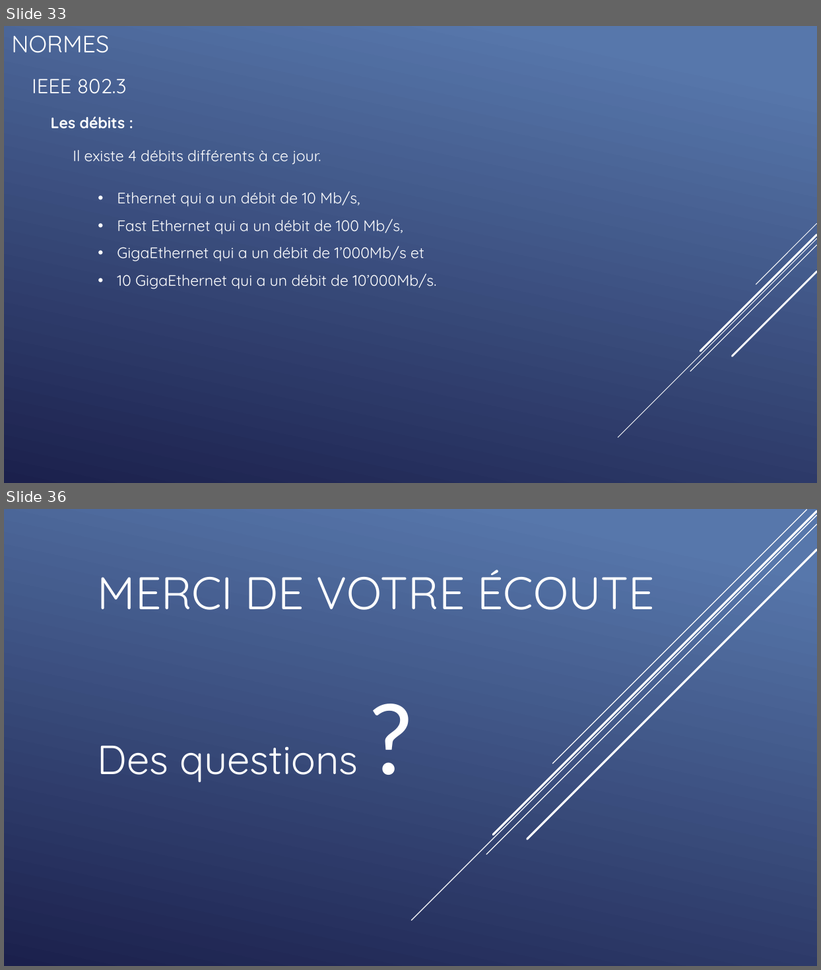
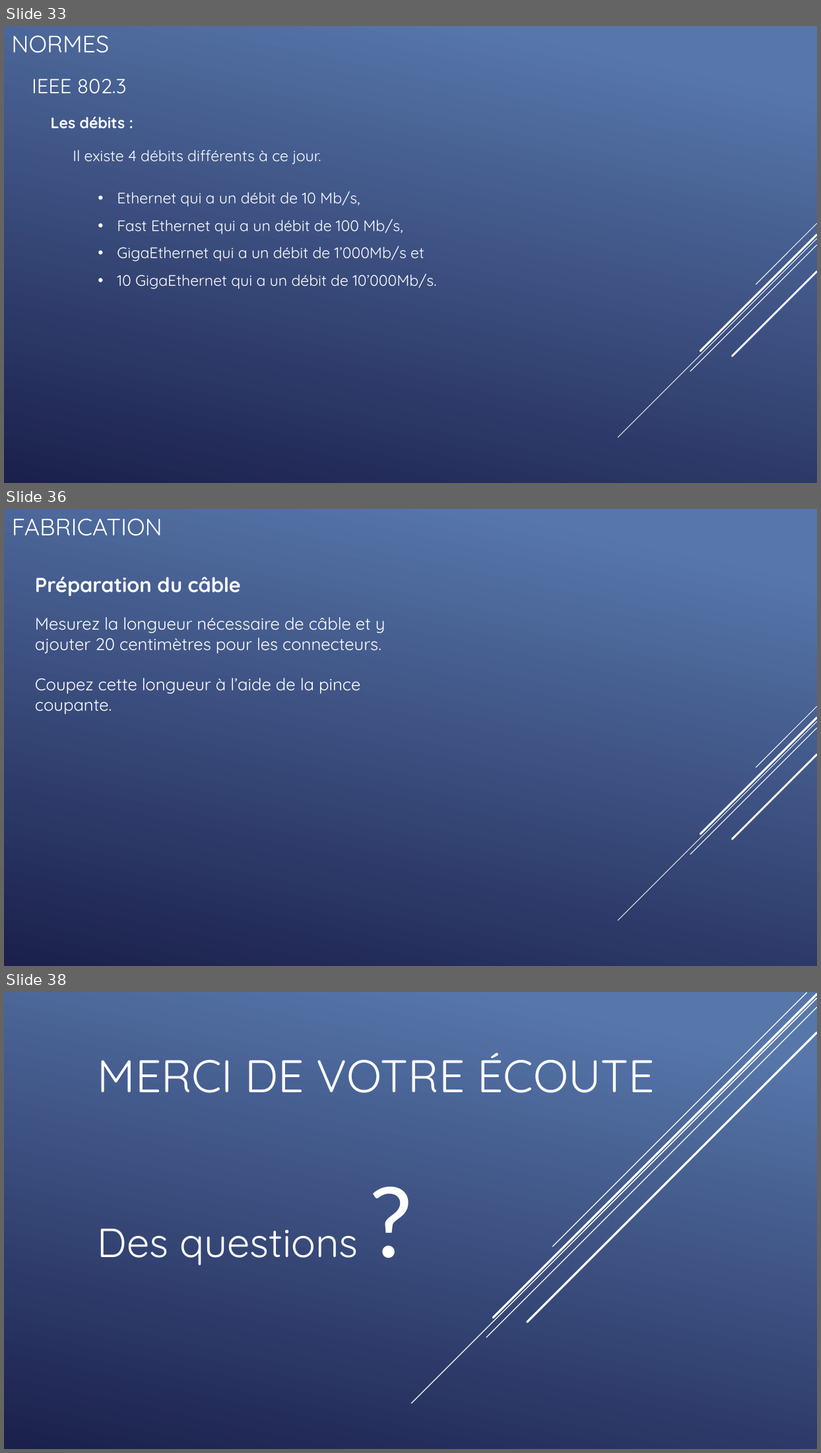
Before and after one commit to QuentinKrg/M214-Ethernet, a slide deck: Module 214 - Fabrication_Ethernet.pptx. Shown one above the other, each under a label of ours: slides 33 and 36 before the commit, slides 33, 36 and 38 after it; the slides between them are not shown. The pictures are 821x970 and 821x1453 pixels, drawn with LibreOffice and Linux fonts; fonts in the diff are those of the drawing. Boxes give left, top, right and bottom in pixels: in the first picture for what was removed or moved away, otherwise in the second. Text is boxed around its words. In the diff, an @@ line names an element or a change of style, - is before the commit and + after.

```diff
--- a/Module 214 - Fabrication_Ethernet.pptx
+++ b/Module 214 - Fabrication_Ethernet.pptx
@@ slide 36 added at (x1=4, y1=509, x2=817, y2=966), background gradient #5877AB to #1C204D; not listed: 5 template elements that a slide beside it also shows @@
@@ title added at (x1=12, y1=518, x2=162, y2=536), 28 pt, text #FFFFFF @@
+FABRICATION
@@ text added at (x1=35, y1=576, x2=241, y2=596), 24 pt, text #FFFFFF, bold @@
+Préparation du câble
@@ text added at (x1=35, y1=617, x2=385, y2=714), 20 pt, text #FFFFFF @@
+Mesurez la longueur nécessaire de câble et y ajouter 20 centimètres pour les connecteurs.
+Coupez cette longueur à l’aide de la pince coupante.
@@ what was slide 36 is now slide 38 @@
```
Also in this commit, not shown: 2 other slides added, 1 slide removed, 3 other files.
